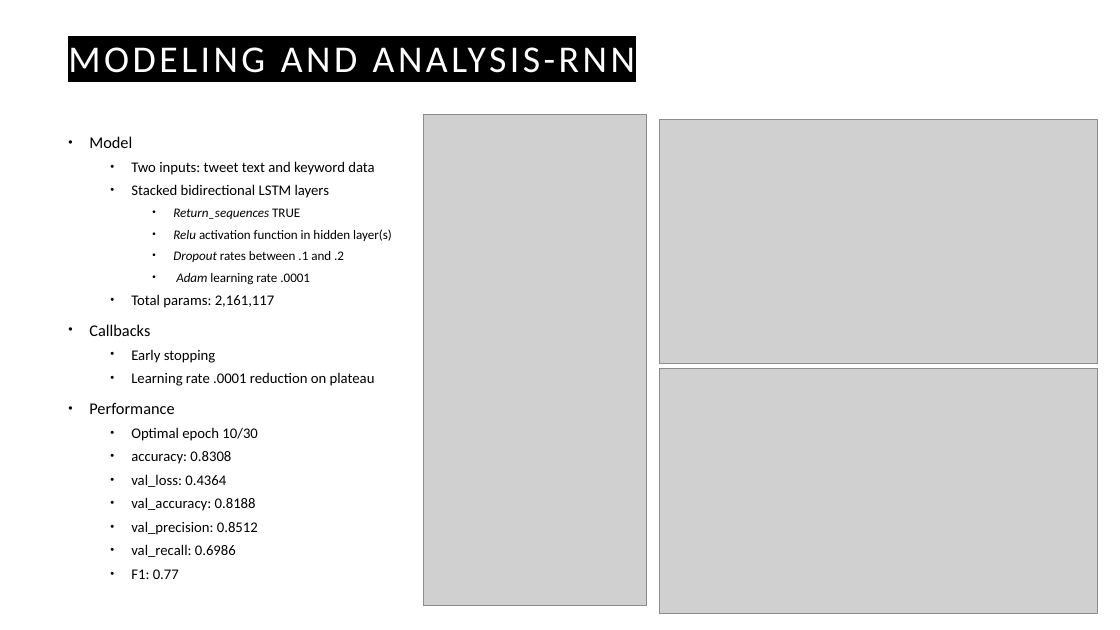
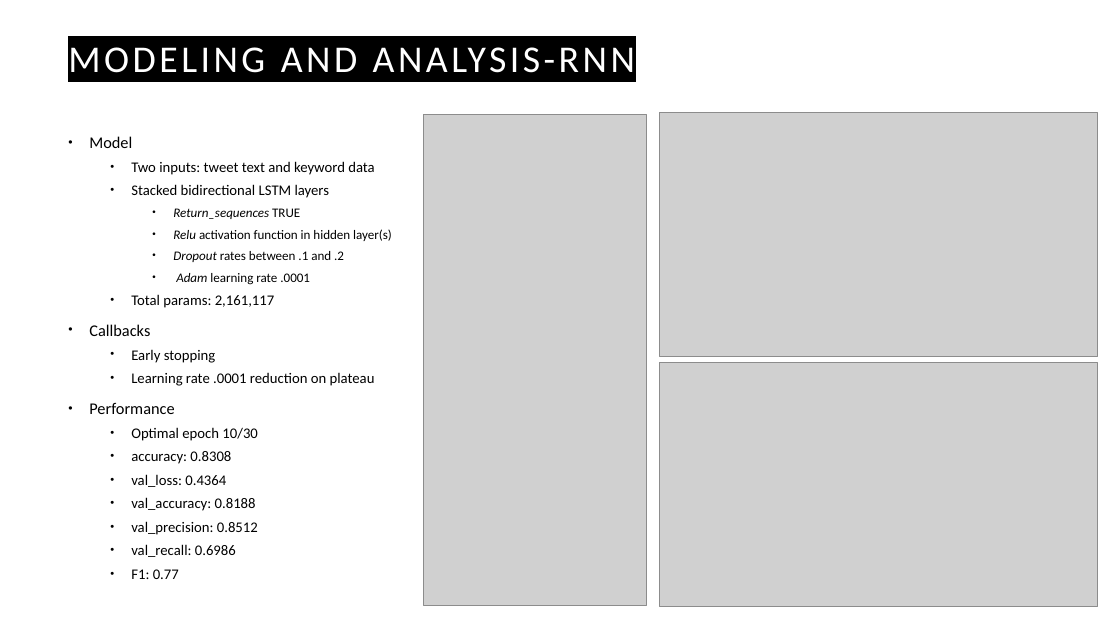
Before and after one commit to eitanaka/DATS6202_Final_Project, a slide deck: slide 5 of DATS6202_Final_Project_Presentation_NLP_draft.pptx. Drawn at 1120x630 pixels with LibreOffice and Linux fonts; fonts in the diff are those of the drawing; grey boxes stand for pictures. Boxes give left, top, right and bottom in pixels: in the first picture for what was removed or moved away, otherwise in the second. Text is boxed around its words. In the diff, an @@ line names an element or a change of style, - is before the commit and + after.

```diff
--- a/DATS6202_Final_Project_Presentation_NLP_draft.pptx
+++ b/DATS6202_Final_Project_Presentation_NLP_draft.pptx
@@ picture: place and size @@
-picture at bbox=[660, 119, 1097, 364]
+picture at bbox=[660, 113, 1097, 357]
@@ picture: place and size @@
-picture at bbox=[660, 369, 1097, 613]
+picture at bbox=[660, 362, 1097, 607]
```
